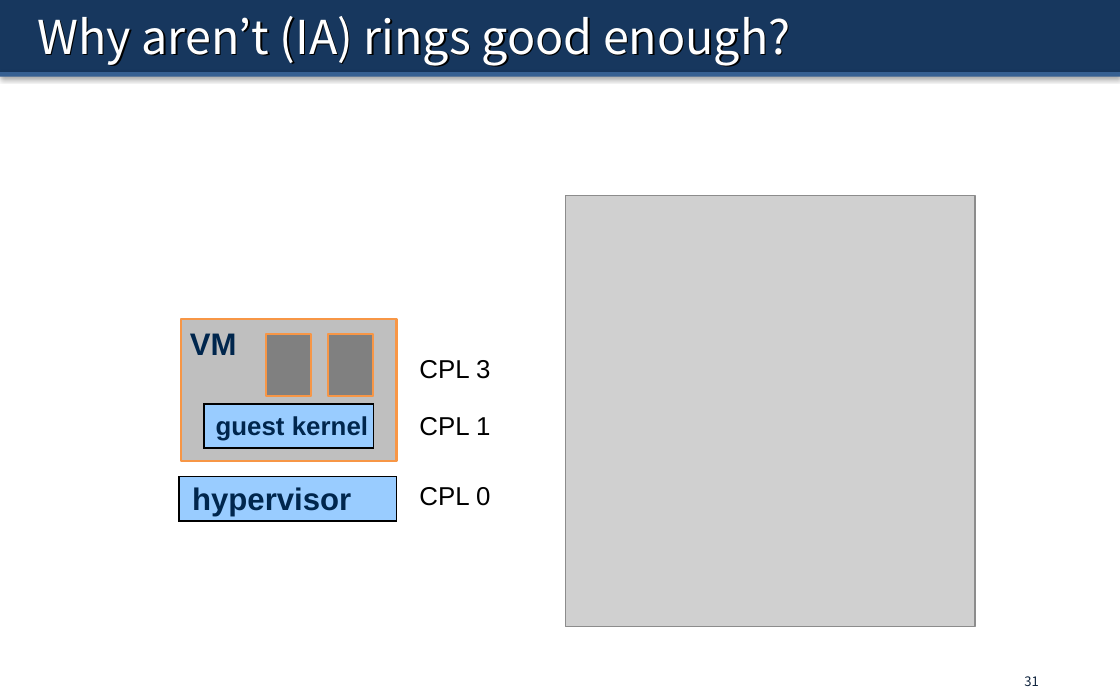
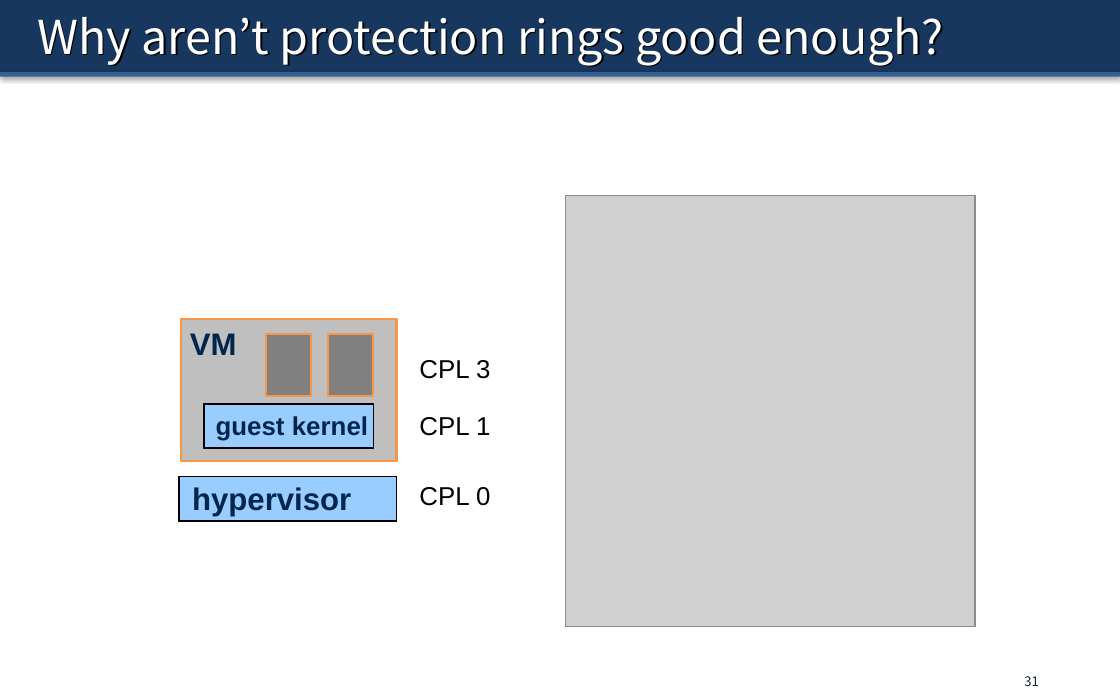
Before and after one commit to Marcusleeleelee/CSCI3150, a slide deck: slide 31 of lectures/lec16_virtualization.pptx. Drawn at 1120x700 pixels with LibreOffice and Linux fonts; fonts in the diff are those of the drawing; grey boxes stand for pictures. Boxes give left, top, right and bottom in pixels: in the first picture for what was removed or moved away, otherwise in the second. Text is boxed around its words. In the diff, an @@ line names an element or a change of style, - is before the commit and + after.

```diff
--- a/lectures/lec16_virtualization.pptx
+++ b/lectures/lec16_virtualization.pptx
@@ title at (x1=37, y1=17, x2=944, y2=66): text changed @@
-Why aren’t (IA) rings good enough?
+Why aren’t protection rings good enough?
```
Also in this commit, not shown: 5 other slides changed.
